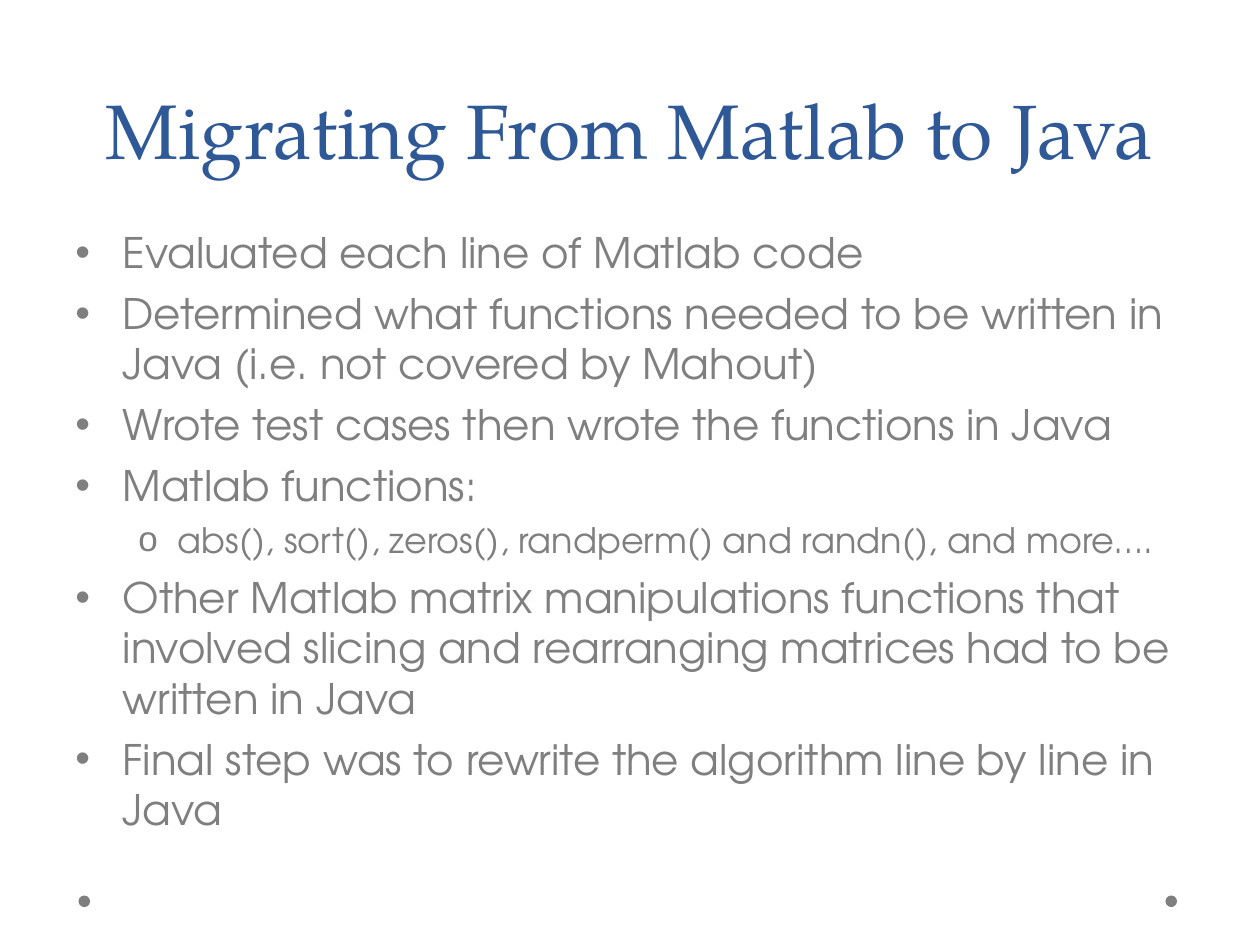
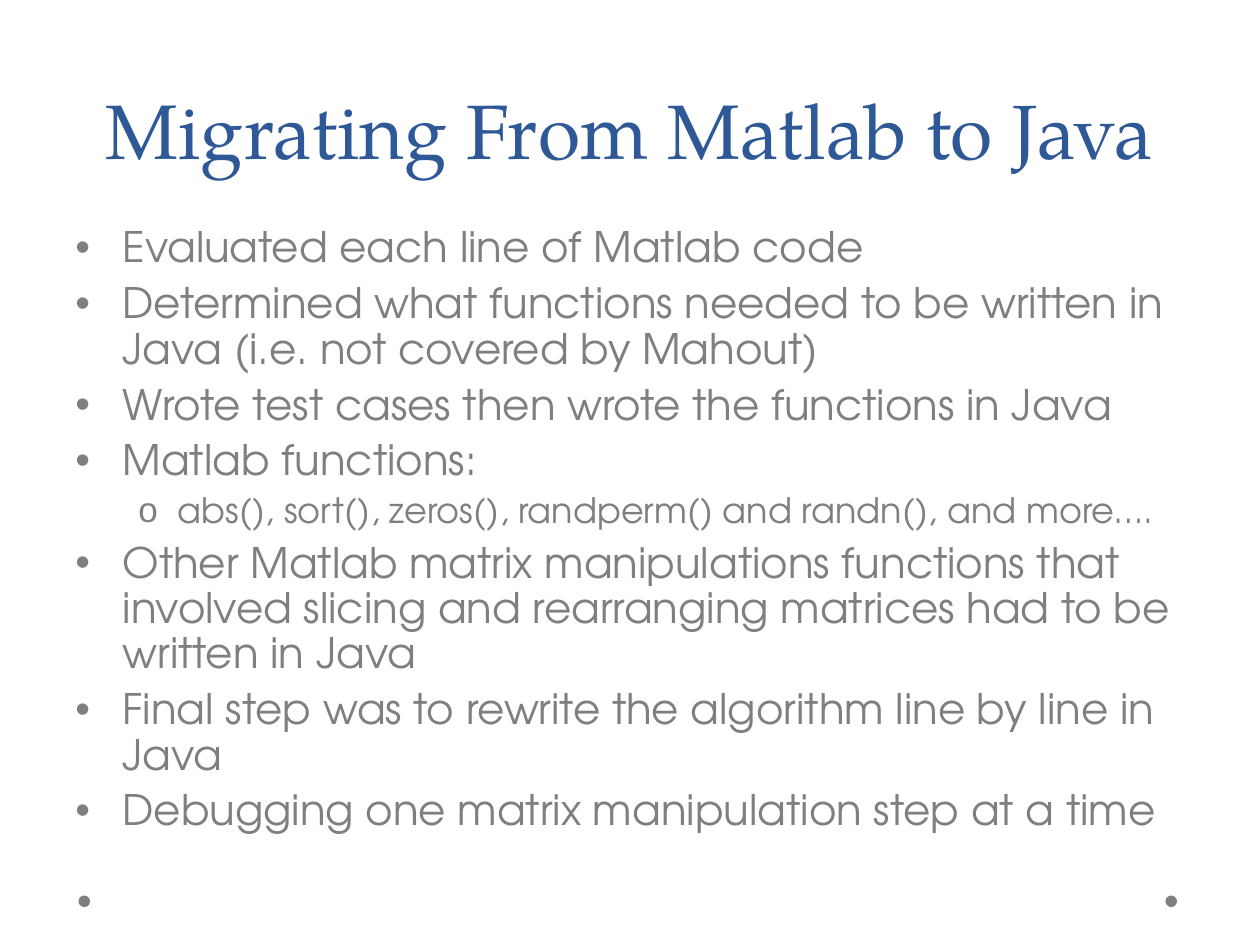
Before and after one commit to jasonrhalpern/CompressiveSensing, a slide deck: slide 6 of docs/presentation/midterm_presentation.ppt. Drawn at 1260x945 pixels with LibreOffice and Linux fonts; fonts in the diff are those of the drawing; background and template pictures are left out. Boxes give left, top, right and bottom in pixels: in the first picture for what was removed or moved away, otherwise in the second. Text is boxed around its words. In the diff, an @@ line names an element or a change of style, - is before the commit and + after.

```diff
--- a/docs/presentation/midterm_presentation.ppt
+++ b/docs/presentation/midterm_presentation.ppt
@@ text at (123, 231, 1169, 771): line spacing 1 to 0.9 @@
@@ text at (123, 794, 1155, 834): paragraph added @@
+• Debugging one matrix manipulation step at a time
```
Also in this commit, not shown: 2 other slides changed, 1 slide added, 5 other files.
